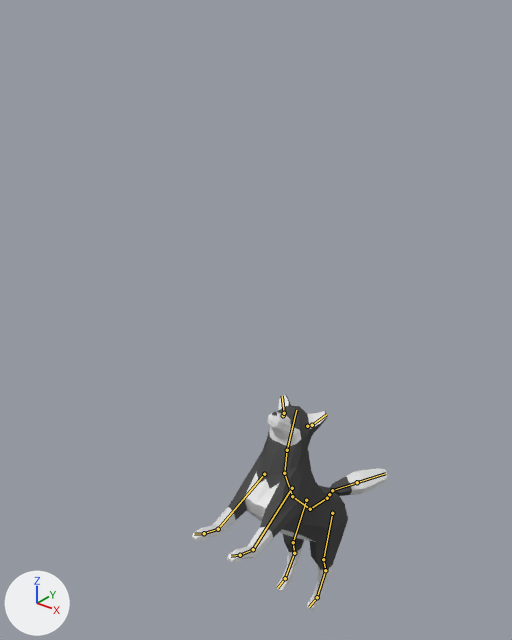
One commit to the Blender file PocketPup/Assets/Wolf.blend: the scene before it, then after it.
The view is the same before and after, from a 50 mm lens placed at (8.0, -11.79, 15.42), pointed at (-0.83, -0.75, 8.57). The axes (+X, +Y, +Z) are drawn at lower left. The lights are the same throughout. Both versions are drawn at frame 30 of the action 'Happy'; the numbers are the values there. The bones that bend it are drawn over the model as lines.
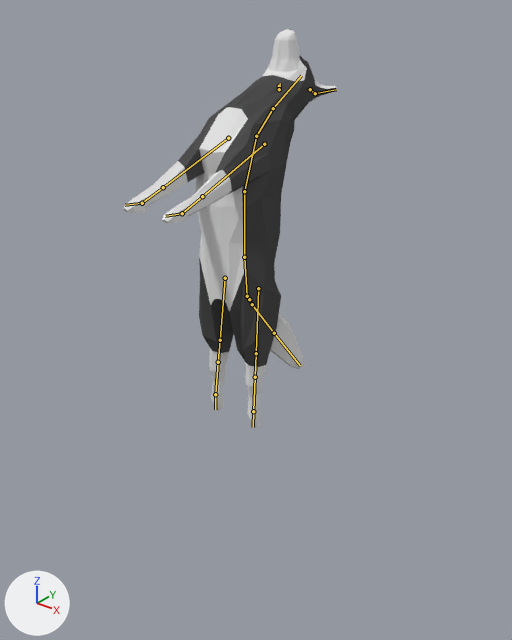
Location of each change, [x1, y1, x2, y2] in pixels of the pictures (512 x 640 px):
'Cylinder', posed (9% wider, 85% taller)
    before: [192, 395, 388, 610]
    after: [123, 29, 337, 427]
bone 'Hip', root to tip
    before: (327, 498) to (310, 509)
    after: (247, 296) to (244, 257)
bone 'Spine', root to tip
    before: (310, 509) to (292, 496)
    after: (244, 257) to (244, 191)
bone 'FThigh.L', root to tip
    before: (292, 488) to (253, 549)
    after: (264, 144) to (202, 196)
bone 'FThigh.R', root to tip
    before: (264, 474) to (218, 529)
    after: (228, 138) to (163, 187)

The change in detail:
Bone 'Hip' (bone_hip) moves from (0.0, 0.0, 0.0) to (0.0, 1.1, -7.8).
Bone 'Hip' (bone_hip) turns from (-28, 0, 0) to (-103, 0, 0) degrees about its own x, y and z.
Bone 'Spine' (bone_spine) turns from (-23, 0, 0) to (10, 0, 0) degrees about its own x, y and z.
Bone 'FThigh.L' (bone_fthigh_l) moves from (0.01, -0.17, -0.06) to (0.01, -0.11, 0.07).
Bone 'FThigh.R' (bone_fthigh_r) moves from (-0.01, -0.17, -0.06) to (-0.01, -0.11, 0.07).
Bone 'FFootIK.L' (bone_ffootik_l) moves from (0.0, 1.27, -4.14) to (-0.11, 5.35, -11.07).
Bone 'FFootIK.L' (bone_ffootik_l) turns from (-36, 0, 0) to (-11, 0, 0) degrees about its own x, y and z.
Bone 'RFootIK.L' (bone_rfootik_l) moves from (0.0, 1.52, -0.38) to (0.0, 3.18, -7.38).
Bone 'RFootIK.L' (bone_rfootik_l) turns from (0, 0, 0) to (79, 0, 0) degrees about its own x, y and z.
Bone 'FFootIK.R' (bone_ffootik_r) moves from (0.0, 1.27, -4.14) to (-0.11, 5.35, -11.07).
Bone 'FFootIK.R' (bone_ffootik_r) turns from (-36, 0, 0) to (-11, 0, 0) degrees about its own x, y and z.
Bone 'RFootIK.R' (bone_rfootik_r) moves from (0.0, 1.52, -0.38) to (0.0, 3.18, -7.38).
Bone 'RFootIK.R' (bone_rfootik_r) turns from (0, 0, 0) to (79, 0, 0) degrees about its own x, y and z.
